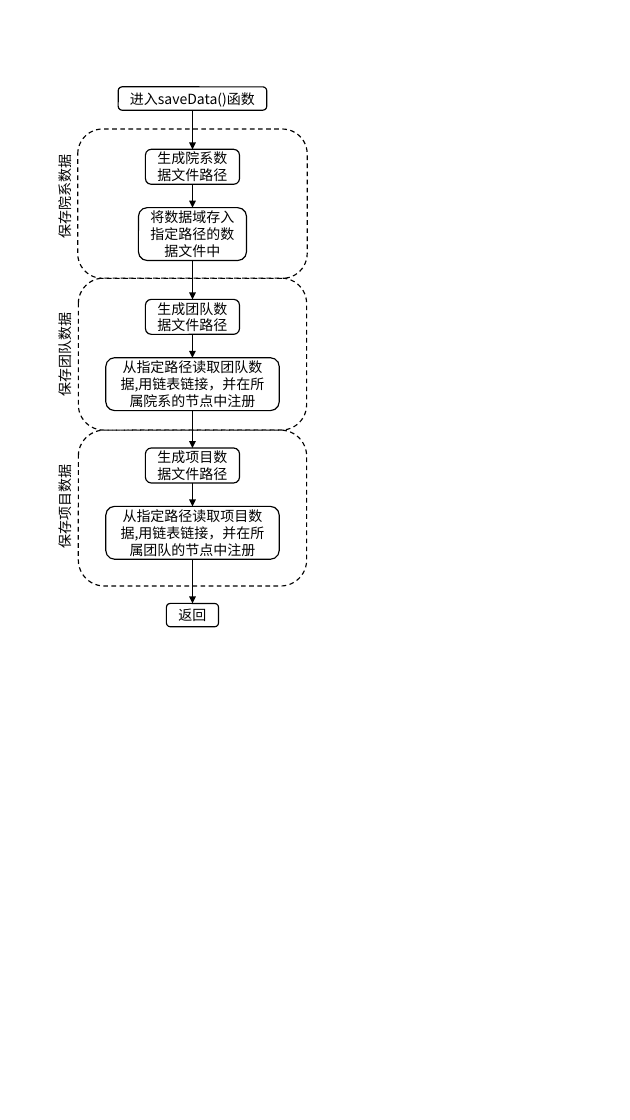
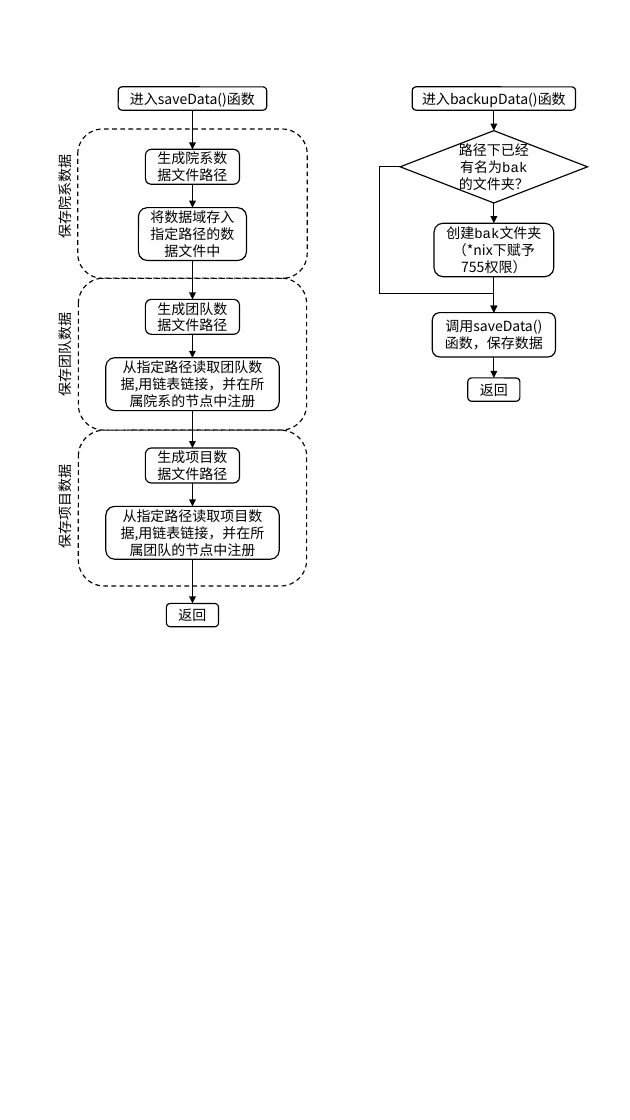
Before and after one commit to smdsbz/curriculum-design-1, a slide deck: slide 7 of Experiment_Report/drafts.pptx. Drawn at 630x1120 pixels with LibreOffice and Linux fonts; fonts in the diff are those of the drawing. Boxes give left, top, right and bottom in pixels: in the first picture for what was removed or moved away, otherwise in the second. Text is boxed around its words. In the diff, an @@ line names an element or a change of style, - is before the commit and + after.

```diff
--- a/Experiment_Report/drafts.pptx
+++ b/Experiment_Report/drafts.pptx
@@ rounded rectangle added at (412,87,575,110), fill #FFFFFF, outline #000000 1 pt, 12 pt, text #000000 @@
+进入backupData()函数
@@ arrow added from (494, 110) to (494, 131), #000000 1 pt @@
@@ diamond added at (400,131,587,203), fill #FFFFFF, outline #000000 1 pt, 12 pt, text #000000 @@
+路径下已经有名为bak的文件夹？
@@ elbow arrow added from (400, 167) to (494, 312), #000000 1 pt @@
@@ arrow added from (494, 203) to (494, 223), #000000 1 pt @@
@@ rounded rectangle added at (434,223,554,277), fill #FFFFFF, outline #000000 1 pt, 12 pt, text #000000 @@
+创建bak文件夹
+（*nix下赋予755权限）
@@ arrow added from (494, 276) to (494, 312), #000000 1 pt @@
@@ rounded rectangle added at (433,312,556,357), fill #FFFFFF, outline #000000 1 pt, 12 pt, text #000000 @@
+调用saveData()函数，保存数据
@@ arrow added from (494, 357) to (494, 378), #000000 1 pt @@
@@ rounded rectangle added at (468,378,520,402), fill #FFFFFF, outline #000000 1 pt, 12 pt, text #000000 @@
+返回
```
Also in this commit, not shown: 2 other slides changed, 4 other files.
